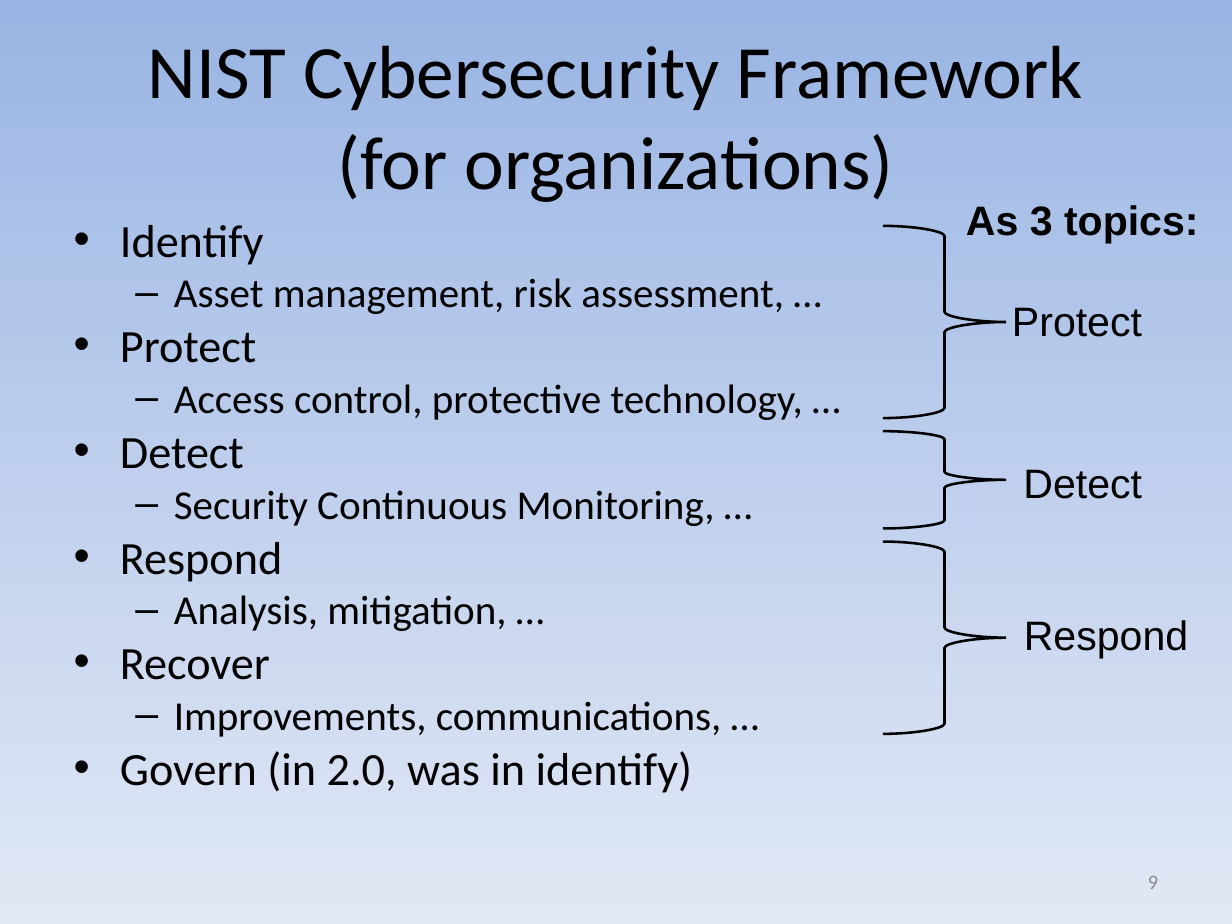
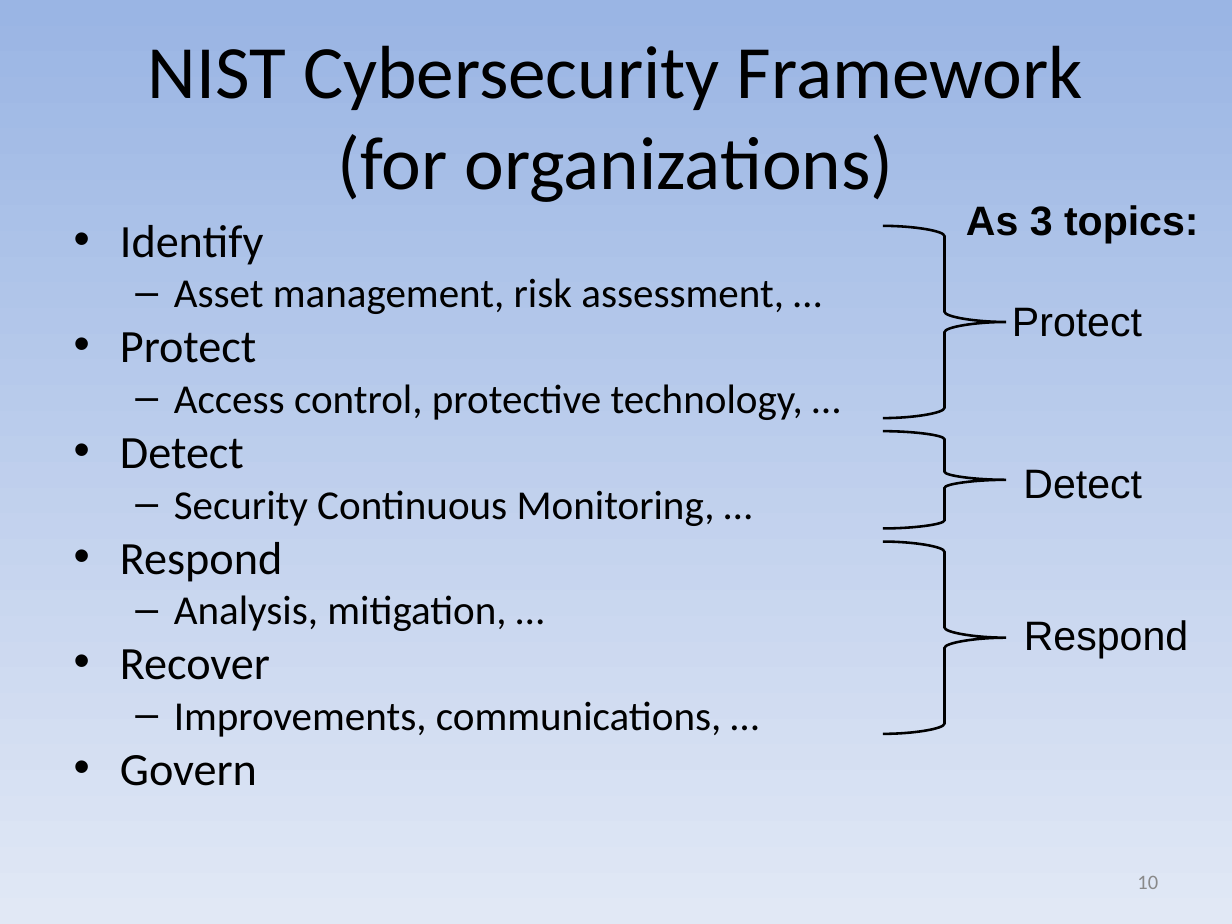
Before and after one commit to david-a-wheeler/david-a-wheeler.github.io, a slide deck: slide 10 of secure-class/presentations/Secure-Software-1-Introduction.ppt (slide 9 before the commit). Drawn at 1232x924 pixels with LibreOffice and Linux fonts; fonts in the diff are those of the drawing. Boxes give left, top, right and bottom in pixels: in the first picture for what was removed or moved away, otherwise in the second. Text is boxed around its words. In the diff, an @@ line names an element or a change of style, - is before the commit and + after.

```diff
--- a/secure-class/presentations/Secure-Software-1-Introduction.ppt
+++ b/secure-class/presentations/Secure-Software-1-Introduction.ppt
@@ text at (120, 755, 257, 786): text changed @@
-• Govern (in 2.0, was in identify)
+• Govern
@@ page number at (1137, 876, 1158, 889): text changed @@
-9
+10
```
Also in this commit, not shown: 3 other slides changed, 1 slide added, 1 other file.
